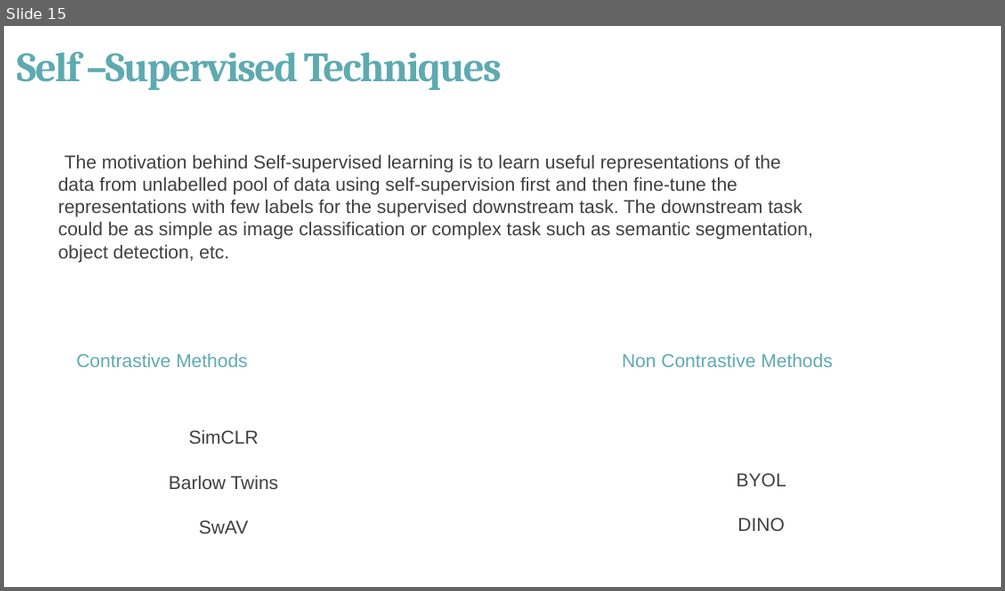
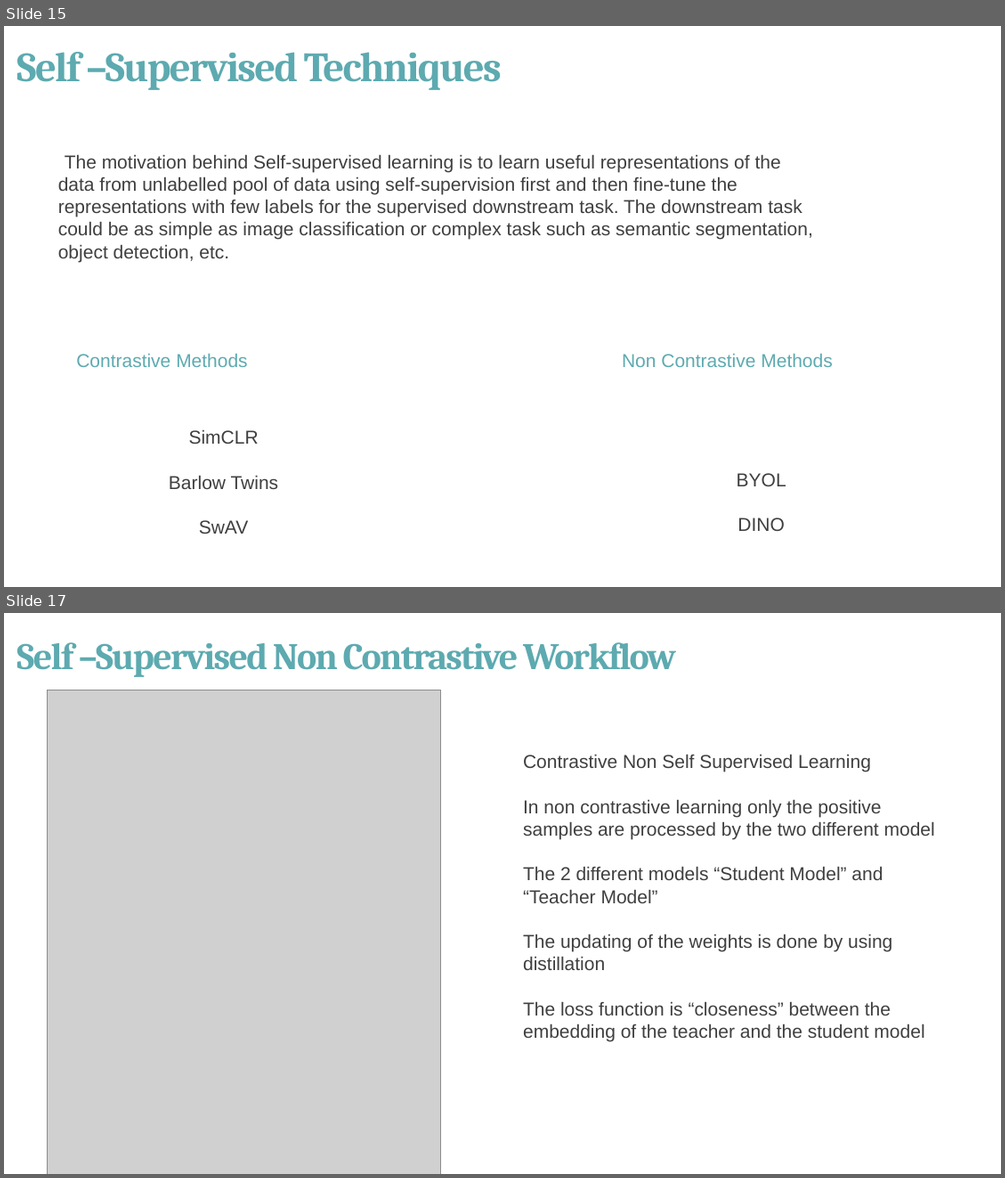
Before and after one commit to Dineswar11/dretino, a slide deck: Mini_Project_.pptx. Shown one above the other, each under a label of ours: slide 15 before the commit, slides 15 and 17 after it; the slides between them are not shown. The pictures are 1005x591 and 1005x1178 pixels, drawn with LibreOffice and Linux fonts; fonts in the diff are those of the drawing; grey boxes stand for pictures. Boxes give left, top, right and bottom in pixels: in the first picture for what was removed or moved away, otherwise in the second. Text is boxed around its words. In the diff, an @@ line names an element or a change of style, - is before the commit and + after.

```diff
--- a/Mini_Project_.pptx
+++ b/Mini_Project_.pptx
@@ slide 17 added at box(4, 613, 1001, 1174), background #FFFFFF @@
@@ title added at box(16, 642, 676, 677), 36 pt, text #5DAAB0, bold @@
+Self –Supervised Non Contrastive Workflow
@@ picture added at box(48, 690, 441, 1174) @@
@@ text added at box(523, 754, 935, 1041), 18 pt, text #3F3F3F @@
+Contrastive Non Self Supervised Learning
+In non contrastive learning only the positive samples are processed by the two different model
+The 2 different models “Student Model” and “Teacher Model”
+The updating of the weights is done by using distillation
+The loss function is “closeness” between the embedding of the teacher and the student model
```
Also in this commit, not shown: 2 slides changed, 1 other slide added, 1 slide removed, 16 other files.
